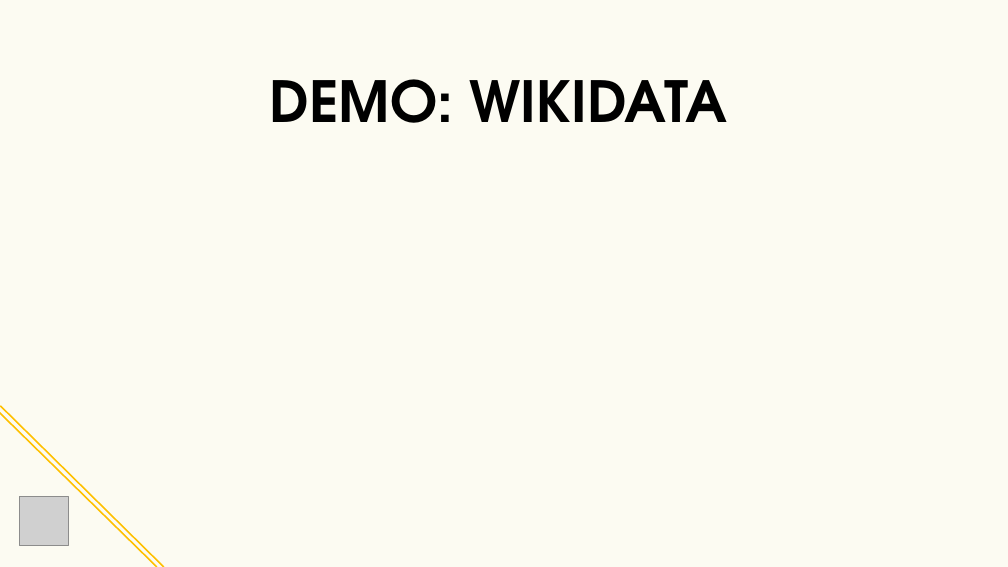
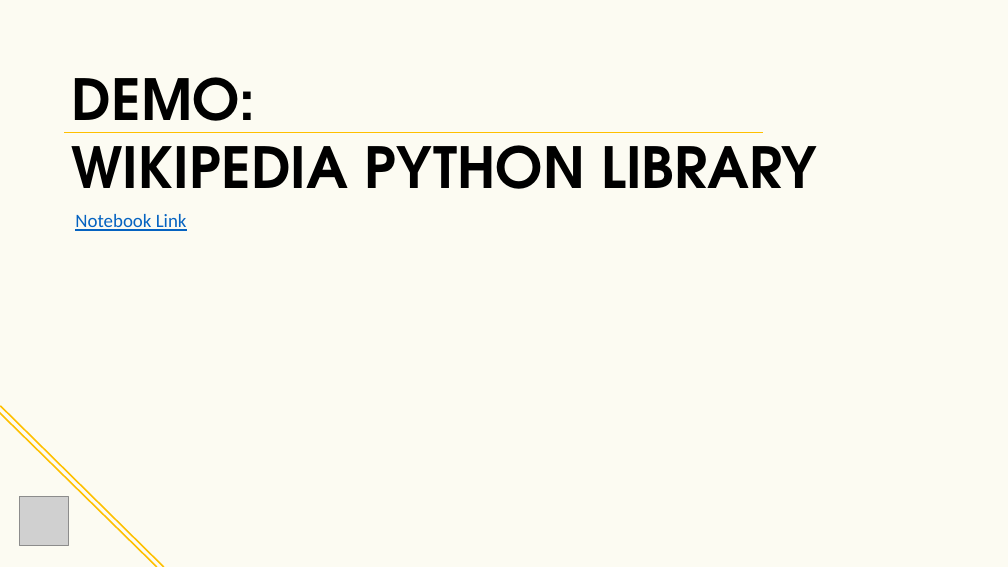
Before and after one commit to royn5618/Talks_Resources, a slide deck: slide 4 of EuroPython2021/Leveraging Linked Data using Python and SPARQL.pptx. Drawn at 1008x567 pixels with LibreOffice and Linux fonts; fonts in the diff are those of the drawing; grey boxes stand for pictures. Boxes give left, top, right and bottom in pixels: in the first picture for what was removed or moved away, otherwise in the second. Text is boxed around its words. In the diff, an @@ line names an element or a change of style, - is before the commit and + after.

Commit message:
Updated ppt

```diff
--- a/EuroPython2021/Leveraging Linked Data using Python and SPARQL.pptx
+++ b/EuroPython2021/Leveraging Linked Data using Python and SPARQL.pptx
@@ text at (x1=72, y1=77, x2=817, y2=189): text changed @@
-DEMO: WIKIDATA
+DEMO:
+WIKIPEDIA PYTHON LIBRARY
@@ line added from (64, 132) to (763, 132), #FFC000 1.5 pt @@
@@ text added at (x1=75, y1=214, x2=187, y2=231), 18 pt, text #0563C1, underline @@
+Notebook Link
```
Also in this commit, not shown: 1 other slide changed, 1 slide added, 1 slide removed.
